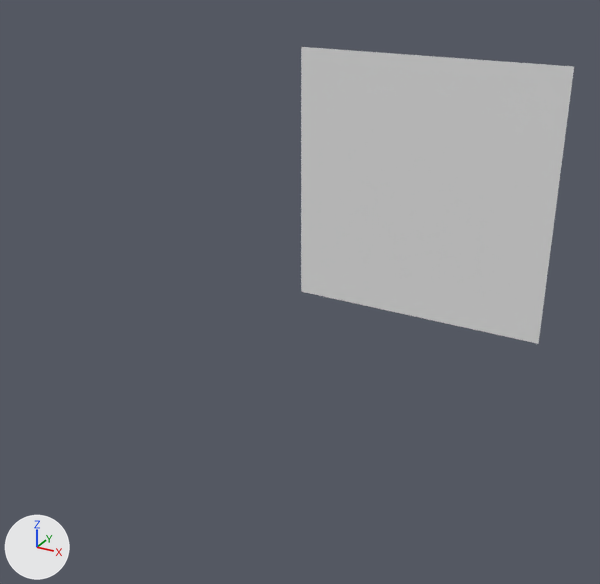
What one commit did to the OBJ model Radiant Racers/Assets/Tiled2Unity/Meshes/BaseMap.obj.
Camera for both pictures: a 50 mm camera at (27.5, -141.4, 20.6) aimed at (-52.2, 3.4, -51.9). The axes (+X, +Y, +Z) are drawn at lower left. The lights are the same throughout. Where no turn or scale is listed for an object, it has been applied to the vertices.

The older version as bpy lines, for what is in view:
```python
me_basemap = bpy.data.meshes.new('BaseMap')
me_basemap.from_pydata(...)  # 2601 vertices, 2500 faces; spans x -50.0..0.0, y 0.0, z -50.0..0.0
ob_basemap = bpy.data.objects.new('BaseMap', me_basemap)
ob_basemap.location = (0.0, 0.0, 0.0)
```
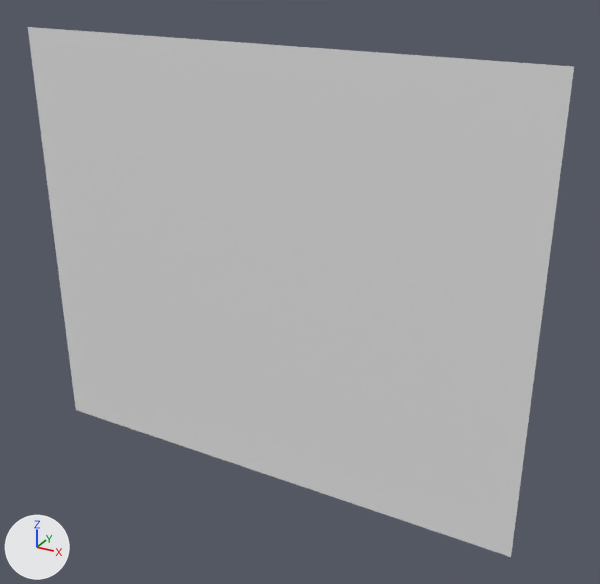
Location of each change, (x1, y1, x2, y2) in pixels of the pictures (600 x 584 px):
'BaseMap', reshaped (100% wider, 78% taller): before (301, 47, 574, 344); after (28, 27, 574, 557)
part 1 of me_basemap, added: after (28, 27, 538, 557)

What changed in the scene script:
```text
Change me_basemap:
    used by ob_basemap; location = (0.0, 0.0, 0.0)
    remove me_basemap.from_pydata(...)  # 2601 vertices, 2500 faces; spans x -50.0..0.0, y 0.0, z -50.0..0.0
    add me_basemap.from_pydata(...)  # 12221 vertices, 12000 faces; spans x -120.0..0.0, y 0.0, z -100.0..0.0
    me_basemap part 1: 9620 vertices added at x -120.0..0.0, y 0.0, z -100.0..0.0
```
